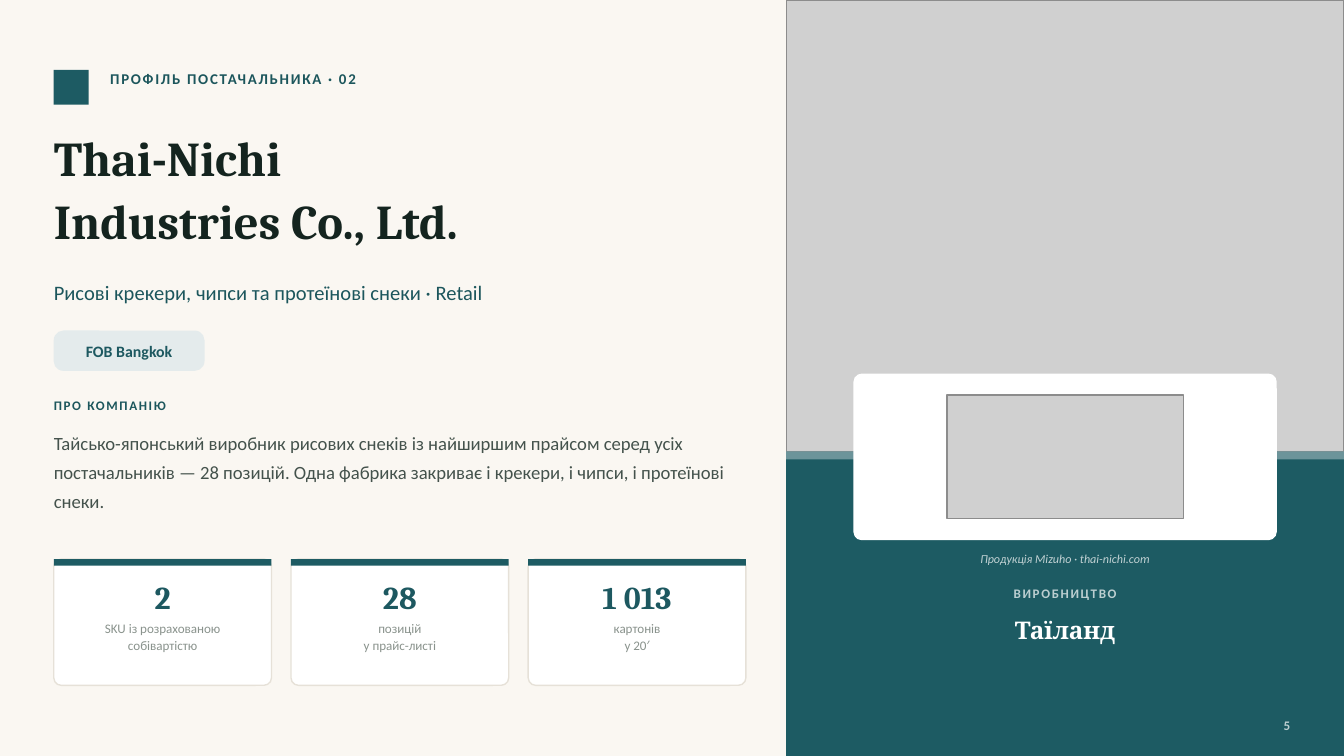
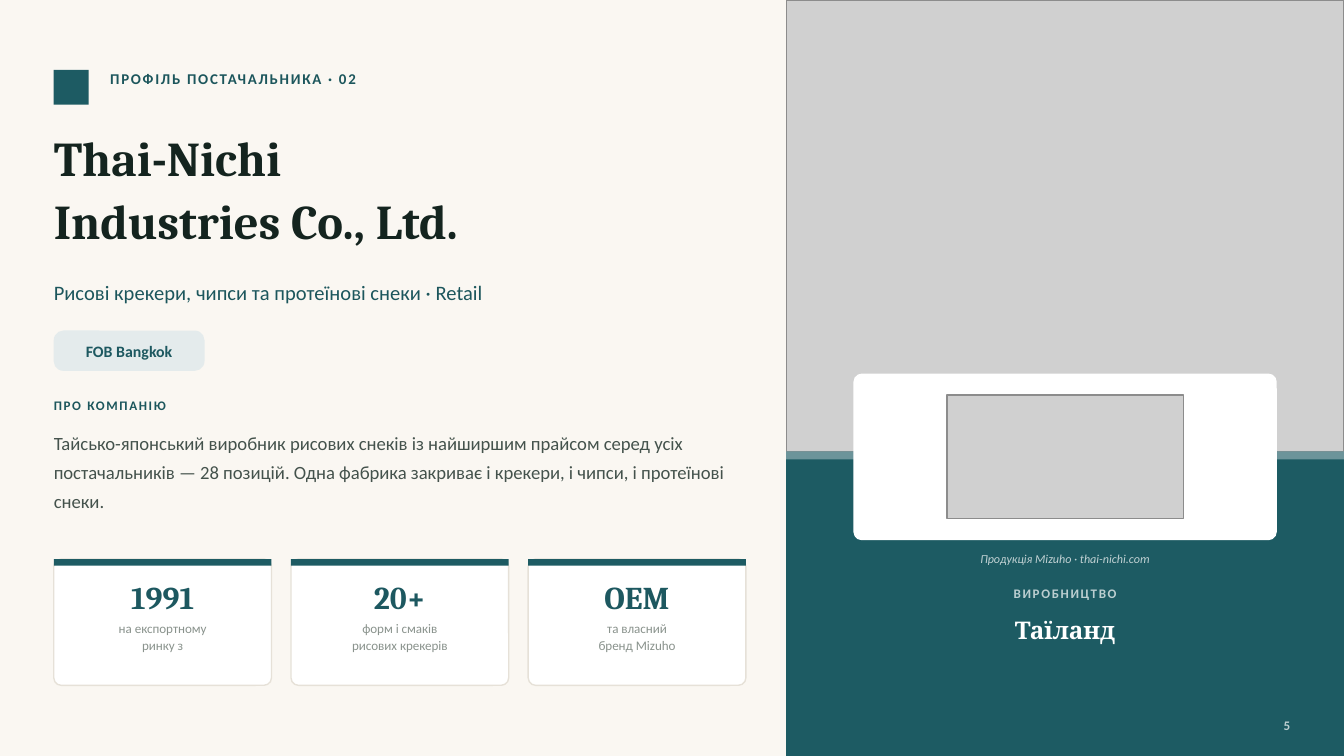
Before and after one commit to IllyaChaplygin/Chaplygin-Illya, a slide deck: slide 5 of presentation/Постачальники_снеків_собівартість.pptx. Drawn at 1344x756 pixels with LibreOffice and Linux fonts; fonts in the diff are those of the drawing; grey boxes stand for pictures. Boxes give left, top, right and bottom in pixels: in the first picture for what was removed or moved away, otherwise in the second. Text is boxed around its words. In the diff, an @@ line names an element or a change of style, - is before the commit and + after.

```diff
--- a/presentation/Постачальники_снеків_собівартість.pptx
+++ b/presentation/Постачальники_снеків_собівартість.pptx
@@ text at (131, 587, 194, 609): text changed @@
-2
+1991
@@ text at (374, 587, 426, 610): text changed @@
-28
+20+
@@ text at (604, 587, 669, 610): text changed @@
-1 013
+OEM
@@ text at (119, 627, 207, 652): text changed @@
-SKU із розрахованою
-собівартістю
+на експортному
+ринку з
@@ text at (352, 624, 448, 652): text changed @@
-позицій
-у прайс-листі
+форм і смаків
+рисових крекерів
@@ text at (599, 624, 676, 652): text changed @@
-картонів
-у 20′
+та власний
+бренд Mizuho
```
Also in this commit, not shown: 2 other slides changed, 1 slide added, 1 slide removed, 5 other files.
